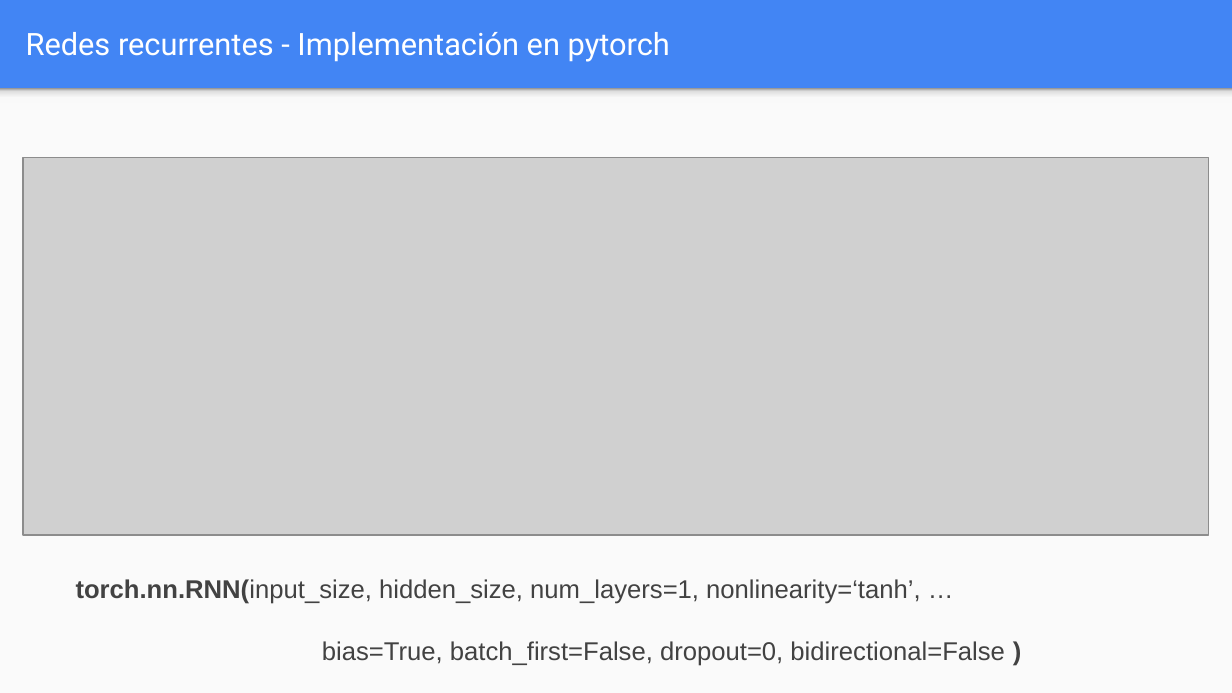
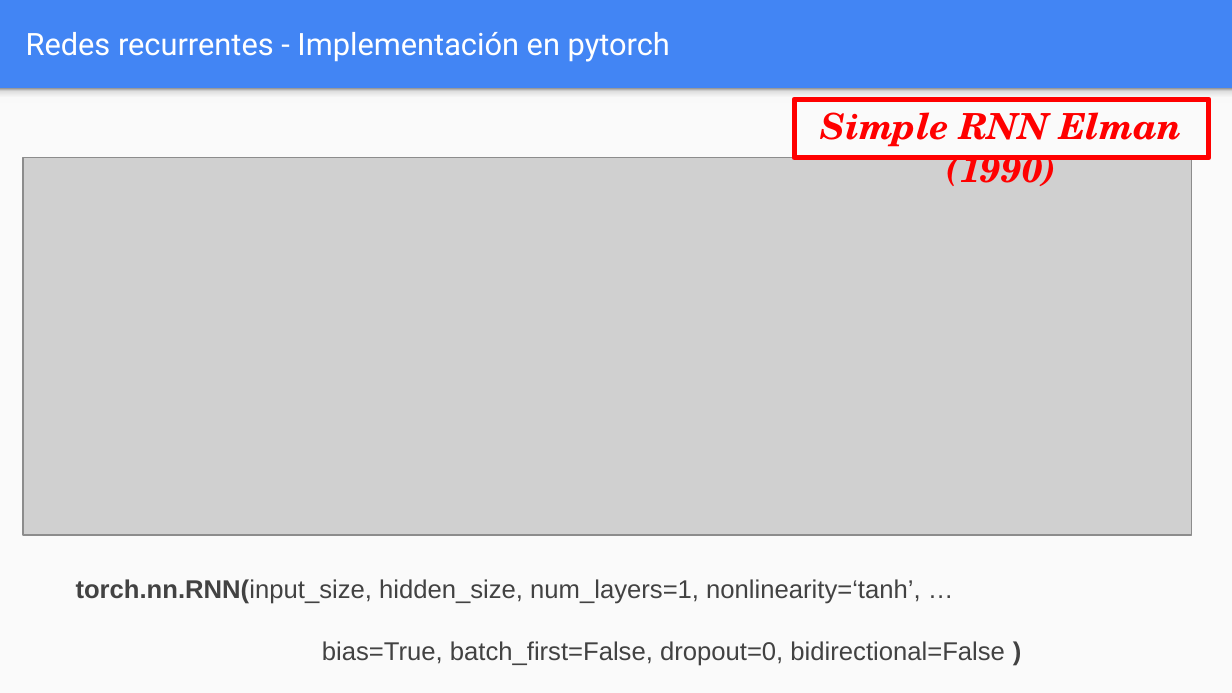
Before and after one commit to FIUBA-Posgrado-Inteligencia-Artificial/aprendizaje_profundo, a slide deck: slide 8 of clase_6/teoria/Clase_6.pptx. Drawn at 1232x693 pixels with LibreOffice and Linux fonts; fonts in the diff are those of the drawing; grey boxes stand for pictures. Boxes give left, top, right and bottom in pixels: in the first picture for what was removed or moved away, otherwise in the second. Text is boxed around its words. In the diff, an @@ line names an element or a change of style, - is before the commit and + after.

```diff
--- a/clase_6/teoria/Clase_6.pptx
+++ b/clase_6/teoria/Clase_6.pptx
@@ rectangle added at (x1=795, y1=100, x2=1210, y2=159), outline #FF0000 3 pt, 21 pt, text #FF0000, bold, italic @@
+Simple RNN Elman (1990)
@@ picture resized from (x1=23, y1=158, x2=1209, y2=535) to (x1=23, y1=158, x2=1193, y2=535) @@
```
Also in this commit, not shown: 18 other slides changed, 1 other file.
